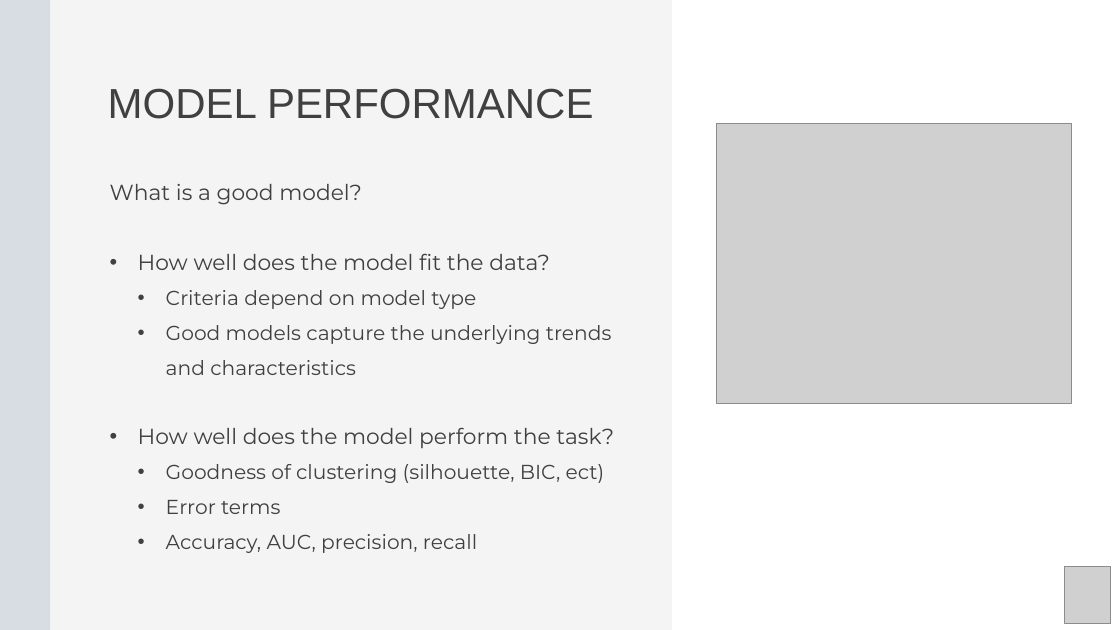
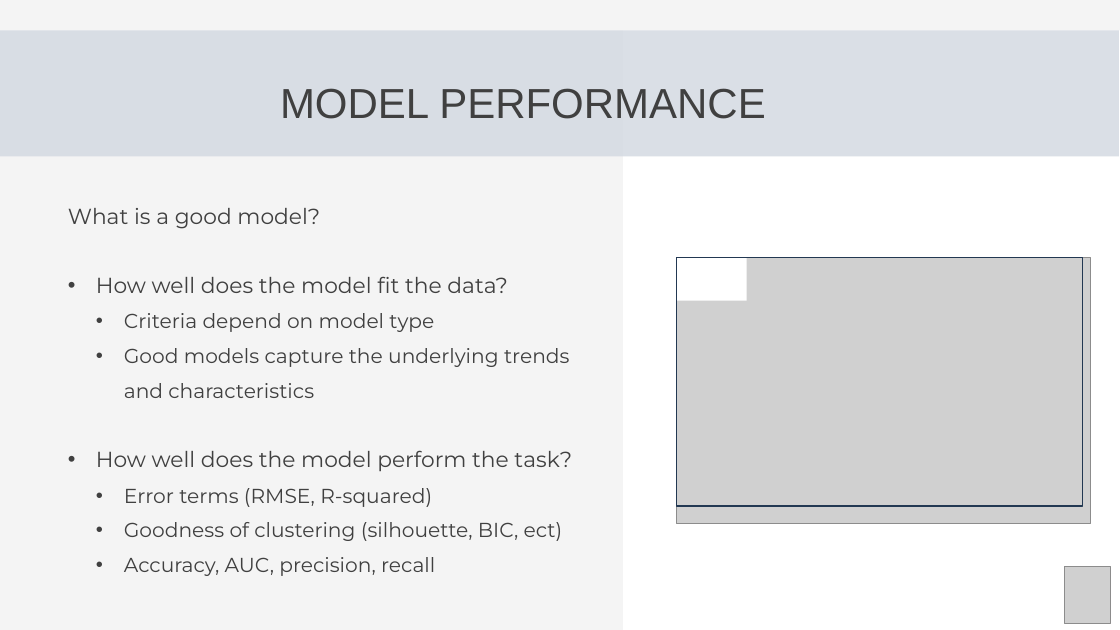
Before and after one commit to Center-for-Health-Data-Science/Foundations-of-Health-Data-Science, a slide deck: slide 4 of Slides/FHDS_Model_Evaluation_Part4.pptx. Drawn at 1120x630 pixels with LibreOffice and Linux fonts; fonts in the diff are those of the drawing; grey boxes stand for pictures. Boxes give left, top, right and bottom in pixels: in the first picture for what was removed or moved away, otherwise in the second. Text is boxed around its words. In the diff, an @@ line names an element or a change of style, - is before the commit and + after.

```diff
--- a/Slides/FHDS_Model_Evaluation_Part4.pptx
+++ b/Slides/FHDS_Model_Evaluation_Part4.pptx
@@ freeform shape: place and size @@
-freeform shape at [0,0,50,630]
+freeform shape at [0,30,1119,156]
@@ rectangle: place and size @@
-rectangle at [672,0,1120,630]
+rectangle at [623,30,1120,630]
@@ text "MODEL PERFORMANCE": place and size @@
-text "MODEL PERFORMANCE" at [108,88,593,119]
+text "MODEL PERFORMANCE" at [280,88,765,119]
@@ picture removed at [716,123,1071,404] @@
@@ text "What is a good model?": place and size @@
-text "What is a good model?" at [110,184,614,553]
+text "What is a good model?" at [68,208,572,576]
@@ picture added at [676,258,1090,524] @@
@@ rectangle added at [676,258,746,301], fill #FFFFFF @@
@@ rectangle added at [676,258,1082,506], outline #233953 2 pt @@
@@ text at [124,488,432,507]: paragraph added @@
+    • Error terms (RMSE, R-squared)
@@ text at [166,500,280,514]: paragraph removed @@
-    • Error terms
```
Also in this commit, not shown: 14 other slides changed, 3 slides added, 1 slide removed.
